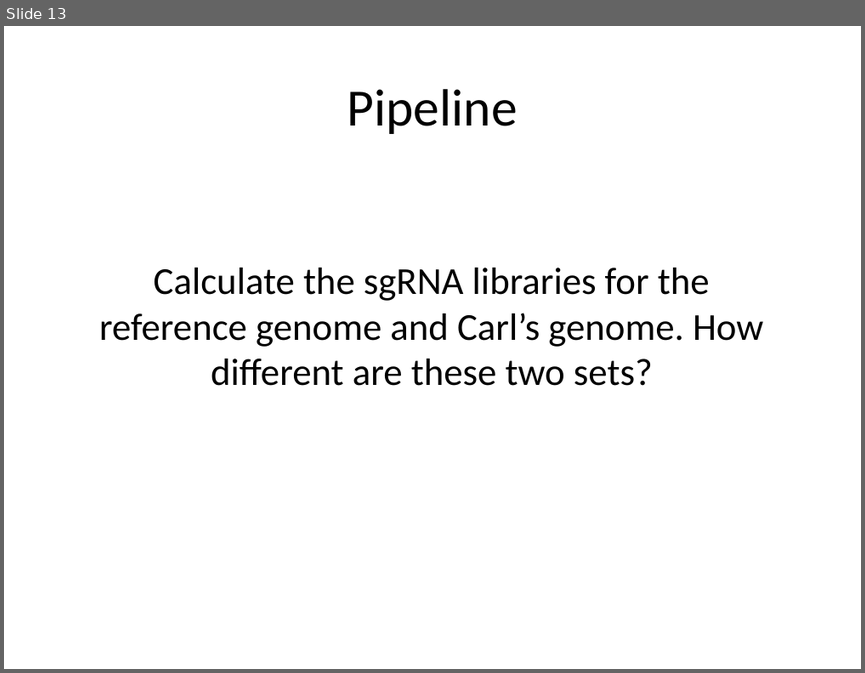
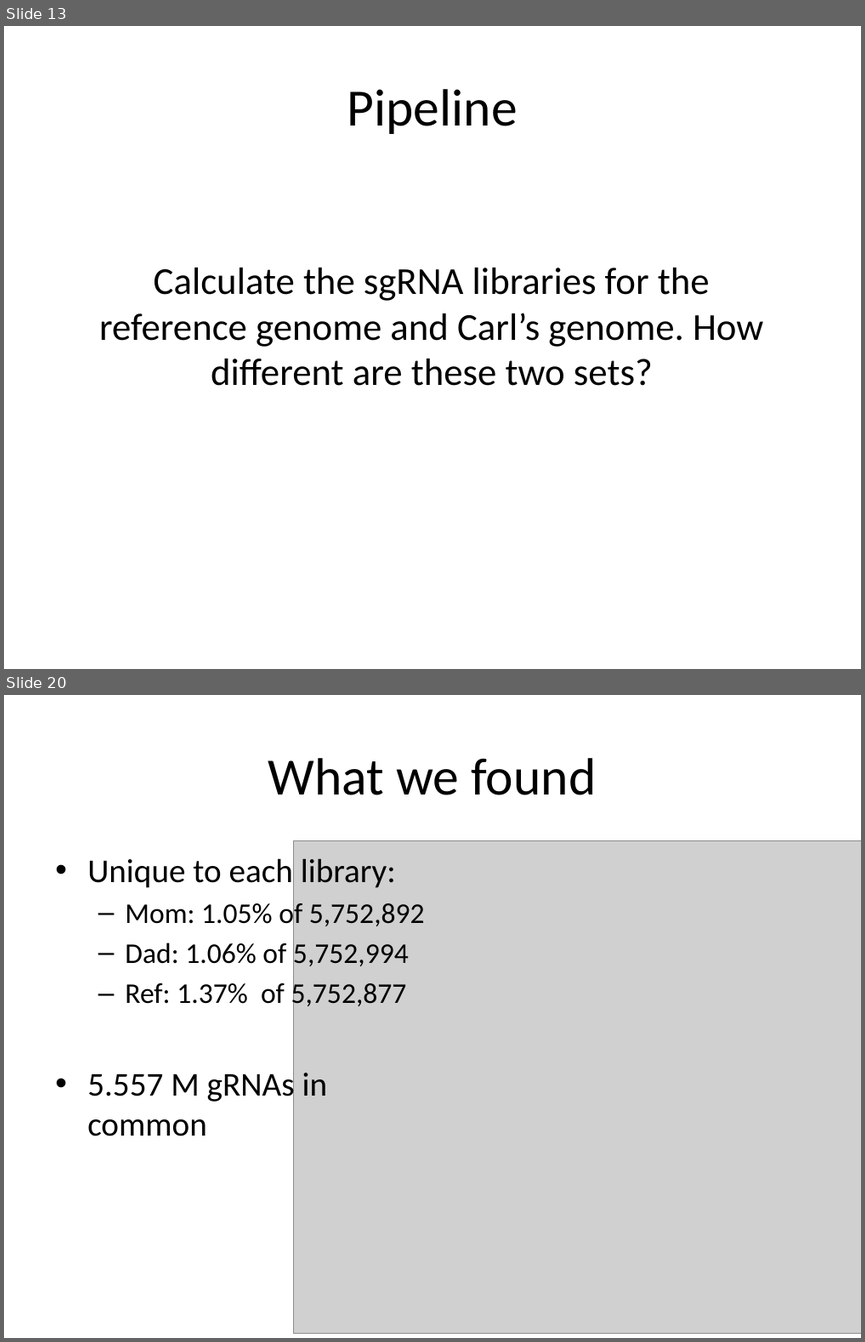
Before and after one commit to CBB752Spring2017/final-project-2-2-team2-team-2-2-2, a slide deck: Presentation - 2.2.pptx. Shown one above the other, each under a label of ours: slide 13 before the commit, slides 13 and 20 after it; the slides between them are not shown. The pictures are 865x673 and 865x1342 pixels, drawn with LibreOffice and Linux fonts; fonts in the diff are those of the drawing; grey boxes stand for pictures. Boxes give left, top, right and bottom in pixels: in the first picture for what was removed or moved away, otherwise in the second. Text is boxed around its words. In the diff, an @@ line names an element or a change of style, - is before the commit and + after.

```diff
--- a/Presentation - 2.2.pptx
+++ b/Presentation - 2.2.pptx
@@ slide 20 added at [4, 695, 861, 1338], background #FFFFFF @@
@@ title added at [268, 758, 596, 795], 44 pt, text #000000 @@
+What we found
@@ picture added at [294, 840, 861, 1333] @@
@@ text added at [87, 858, 425, 1136], 24 pt, text #000000 @@
+• Unique to each library:
+  – Mom: 1.05% of 5,752,892
+  – Dad: 1.06% of 5,752,994
+  – Ref: 1.37% of 5,752,877
+• 5.557 M gRNAs in common
```
Also in this commit, not shown: 7 other slides added.
